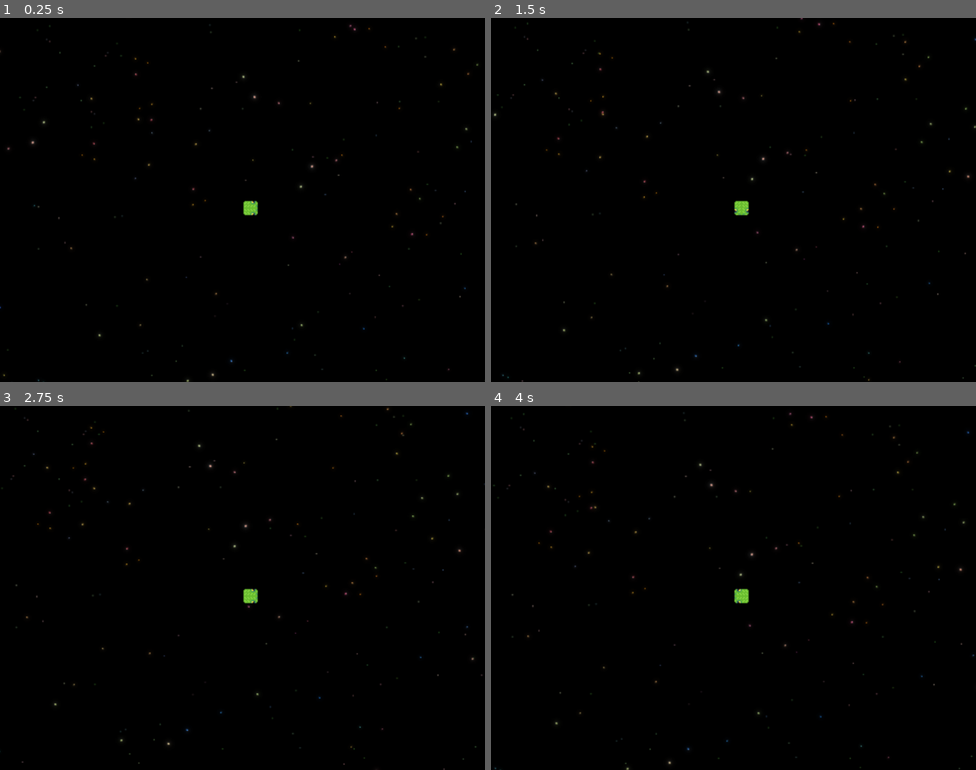
Above: before the commit, frames 1-4 (two rows, left to right).
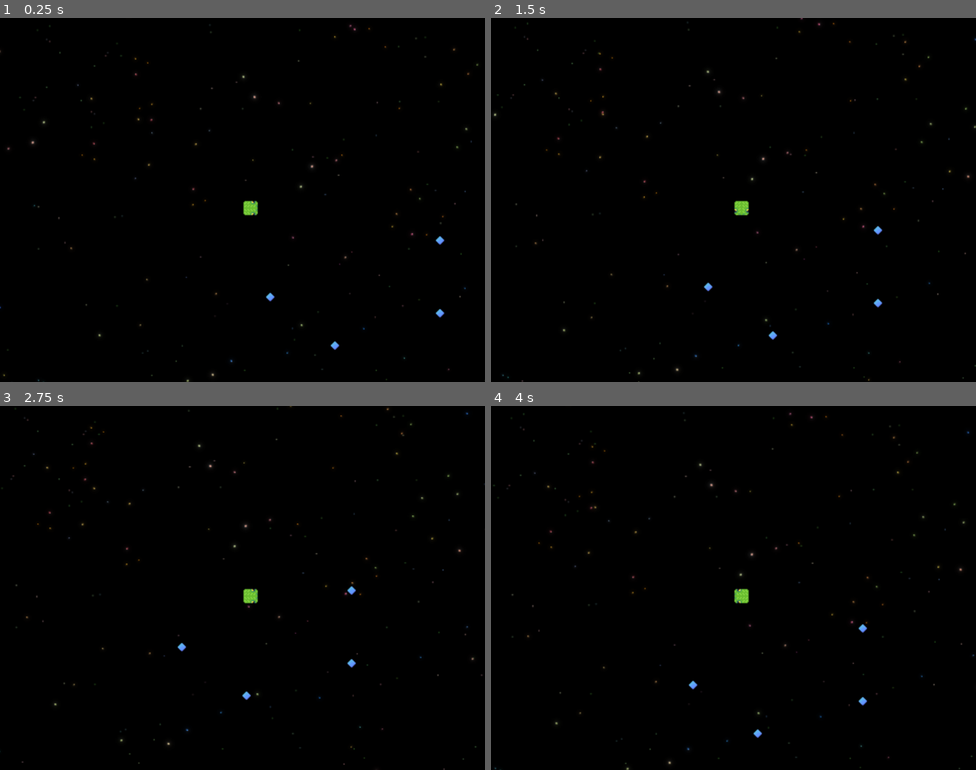
Above: after the commit, the same moments.

Repository: jaerrib/space-snake-survivor
Game: Godot game, scene res://scenes/level/level.tscn
Two runs of this game, one before a commit and one after it. Both use one fixed random seed, a clock stepped at 60 frames per second and the inputs below.
Inputs:
- Up to frame 1 (0.25 s): no input
- Up to frame 2 (1.5 s): hold D (right) 0.53-1.28 s; hold S (down) from 1.28 s (still down)
- Up to frame 3 (2.75 s): release S (down) at 2.03 s; hold D (right) from 2.03 s (still down)
- Up to frame 4 (4 s): release D (right) at 2.78 s; hold Up (up) 2.78-3.53 s; hold A (left) from 3.53 s (still down)

The runs differ from the first frame. In frame 1, 0.1% of the frame differs, in the area x 54-92%, y 59-92%; in frame 2, 0.1%, in the area x 43-81%, y 57-89%; in frame 3, 0.1%; in frame 4, 0.1%.

Commit message:
Add XP to level for testing

Diff:
--- a/scenes/level/level.tscn
+++ b/scenes/level/level.tscn
@@ -1,10 +1,25 @@
-[gd_scene load_steps=3 format=3 uid="uid://biiskars8k5vj"]
+[gd_scene load_steps=4 format=3 uid="uid://biiskars8k5vj"]
 
 [ext_resource type="PackedScene" uid="uid://6minmj4552sw" path="res://scenes/scrolling_background/scrolling_background.tscn" id="1_h3e3j"]
 [ext_resource type="PackedScene" uid="uid://myxpskh0ubg0" path="res://scenes/snake/snake.tscn" id="2_nbgty"]
+[ext_resource type="PackedScene" uid="uid://bdrydxd7w56li" path="res://scenes/xp/xp.tscn" id="3_i166f"]
 
 [node name="Level" type="Node2D"]
 
 [node name="ScrollingBackground" parent="." instance=ExtResource("1_h3e3j")]
 
+[node name="XpHolder" type="Node" parent="."]
+
+[node name="XP" parent="XpHolder" instance=ExtResource("3_i166f")]
+position = Vector2(40, 96)
+
+[node name="XP2" parent="XpHolder" instance=ExtResource("3_i166f")]
+position = Vector2(104, 144)
+
+[node name="XP3" parent="XpHolder" instance=ExtResource("3_i166f")]
+position = Vector2(208, 112)
+
+[node name="XP4" parent="XpHolder" instance=ExtResource("3_i166f")]
+position = Vector2(208, 40)
+
 [node name="Snake" parent="." instance=ExtResource("2_nbgty")]
